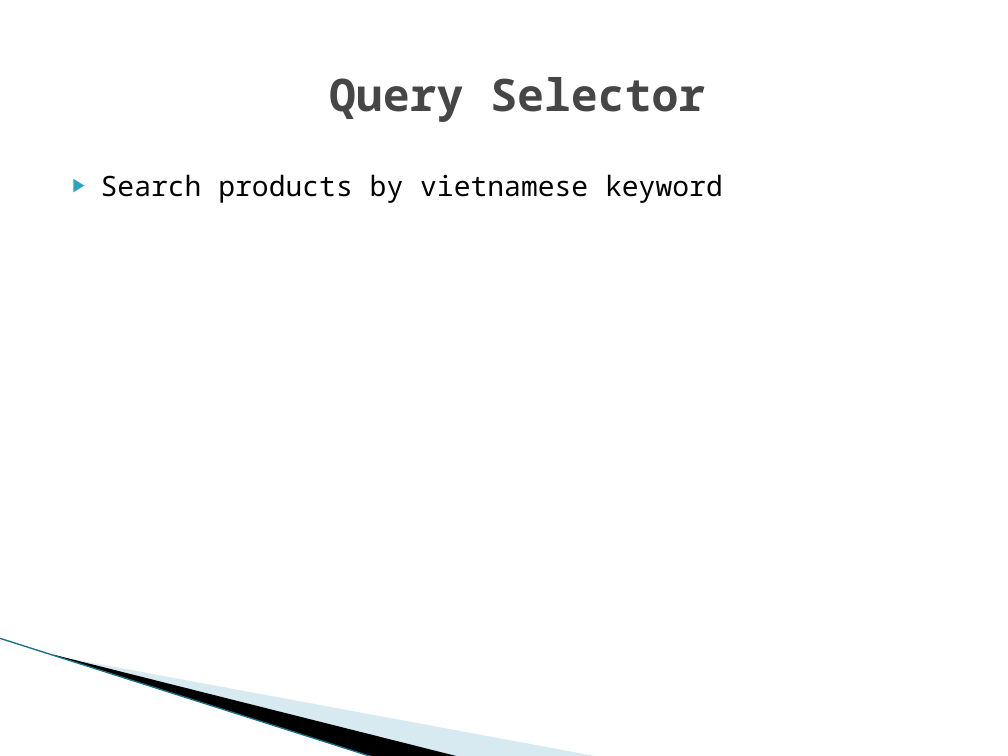
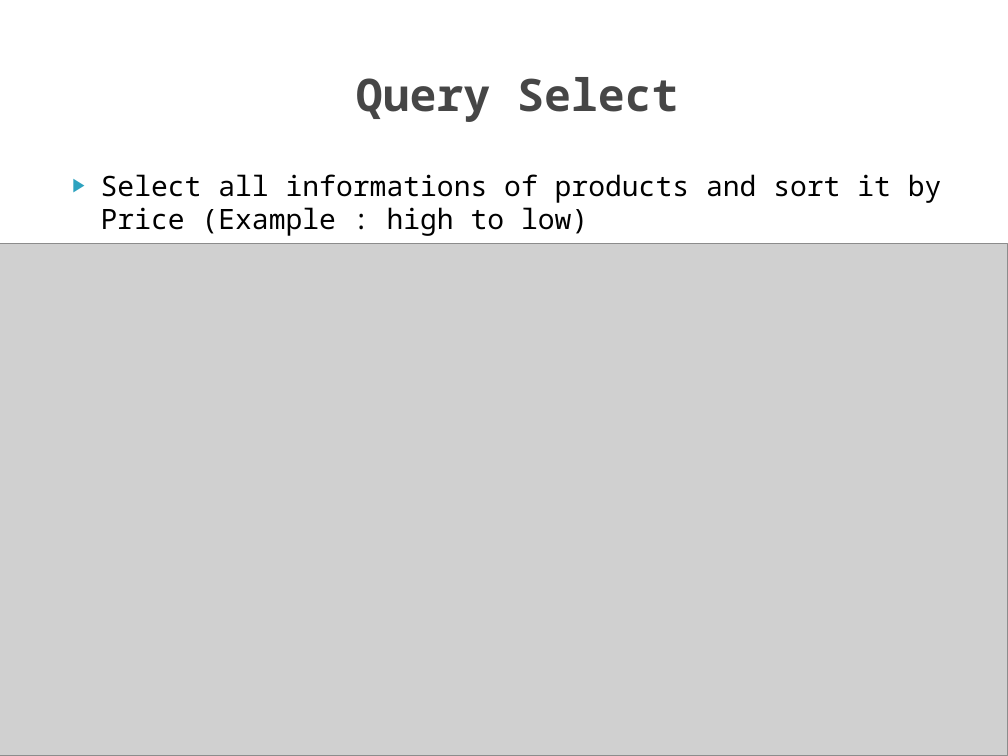
Before and after one commit to iamvucms/SICT, a slide deck: slide 8 of SQL/Project1_database_design_and_query.pptx (slide 9 before the commit). Drawn at 1008x756 pixels with LibreOffice and Linux fonts; fonts in the diff are those of the drawing; grey boxes stand for pictures; background and template pictures are left out. Boxes give left, top, right and bottom in pixels: in the first picture for what was removed or moved away, otherwise in the second. Text is boxed around its words. In the diff, an @@ line names an element or a change of style, - is before the commit and + after.

```diff
--- a/SQL/Project1_database_design_and_query.pptx
+++ b/SQL/Project1_database_design_and_query.pptx
@@ title at <box>356,77,678,122</box>: text changed @@
-Query Selector
+Query Select
@@ text at <box>101,174,942,236</box>: text changed @@
-▶ Search products by vietnamese keyword
+▶ Select all informations of products and sort it by Price (Example : high to low)
@@ picture added at <box>0,244,1008,756</box> @@
@@ freeform shape removed at <box>79,551,498,711</box> @@
```
Also in this commit, not shown: 5 other slides changed, 19 slides added.
